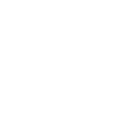
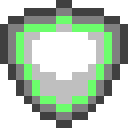
Layers edited between the first and the second 128x128 image:
added layer "bracing emerald" above "bracing" over [16, 16, 112, 112]
renamed "_shield_face.png" to "_shield_face.png copy", showed it over [16, 16, 104, 112]
showed "_shield_face_other.png" over [24, 16, 112, 112]
showed "_shield_edge.png" over [0, 0, 128, 128]
